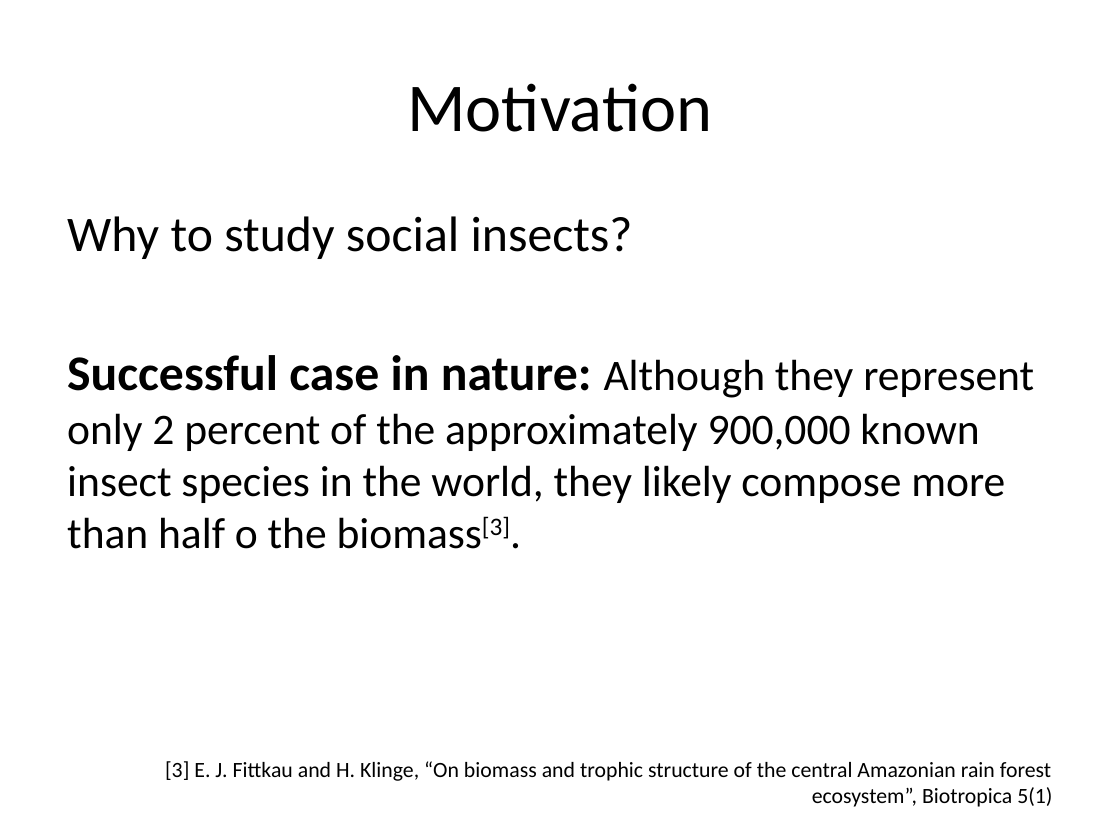
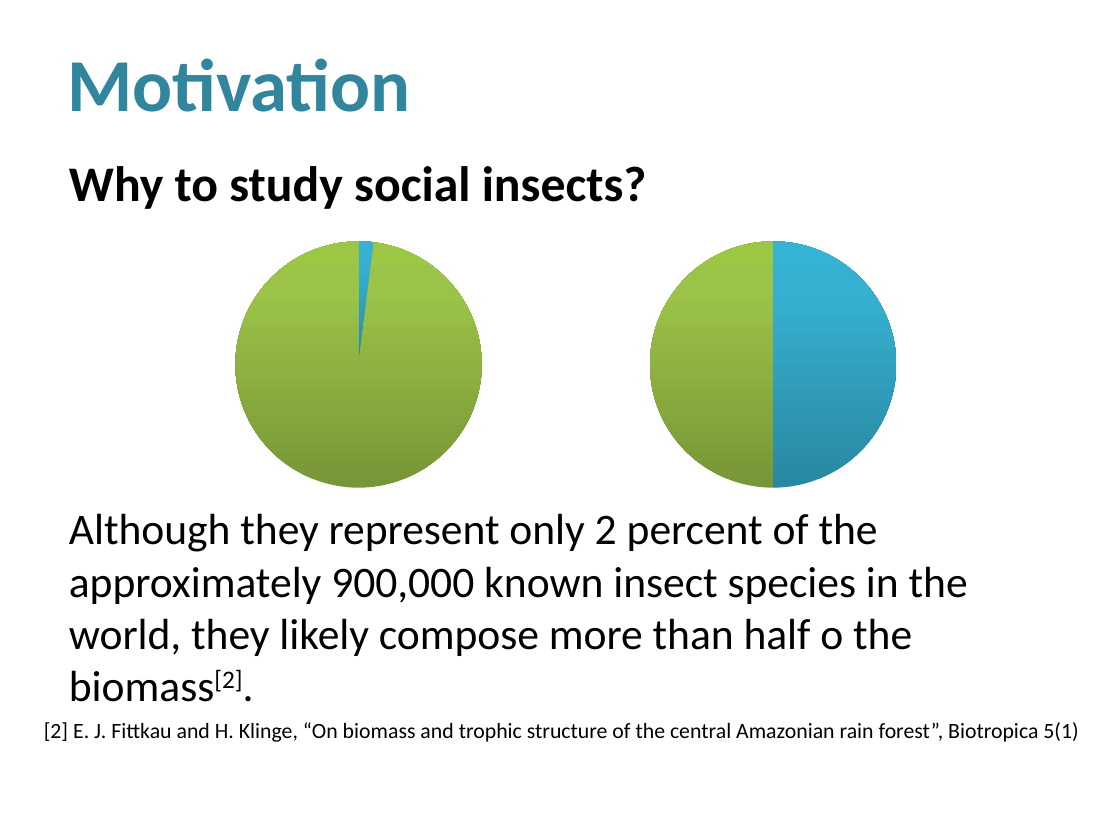
Before and after one commit to luiz-filipe/msc-project, a slide deck: slide 4 of presentation-june/Presentation.pptx (slide 5 before the commit). Drawn at 1120x840 pixels with LibreOffice and Linux fonts; fonts in the diff are those of the drawing; background and template pictures are left out. Boxes give left, top, right and bottom in pixels: in the first picture for what was removed or moved away, otherwise in the second. Text is boxed around its words. In the diff, an @@ line names an element or a change of style, - is before the commit and + after.

```diff
--- a/presentation-june/Presentation.pptx
+++ b/presentation-june/Presentation.pptx
@@ title "Motivation" at bbox=[67, 58, 410, 112]: size 44 to 48 pt, text colour #000000 to #31859C, bold on; alignment centre to left @@
@@ text "Why to study social insects?": place and size @@
-text "Why to study social insects?" at bbox=[67, 216, 1034, 549]
+text "Why to study social insects?" at bbox=[69, 166, 968, 702]
@@ text at bbox=[69, 166, 647, 209]: bold on in "Why to study social insects?" @@
@@ pie chart added at bbox=[180, 226, 536, 504] @@
+categories: 1, 2
+Series 1: 2, 98
@@ pie chart added at bbox=[595, 226, 951, 504] @@
+categories: 1, 2
+Series 1: 50, 50
@@ text at bbox=[69, 513, 968, 702]: text changed @@
-Successful case in nature: Although they represent only 2 percent of the approximately 900,000 known insect species in the world, they likely compose more than half o the biomass[3].
+Although they represent only 2 percent of the approximately 900,000 known insect species in the world, they likely compose more than half o the biomass[2].
@@ text at bbox=[44, 722, 1078, 742]: text changed @@
-[3] E. J. Fittkau and H. Klinge, “On biomass and trophic structure of the central Amazonian rain forest ecosystem”, Biotropica 5(1)
+[2] E. J. Fittkau and H. Klinge, “On biomass and trophic structure of the central Amazonian rain forest”, Biotropica 5(1)
```
Also in this commit, not shown: 8 other slides changed, 4 slides added, 5 slides removed, 13 other files.
